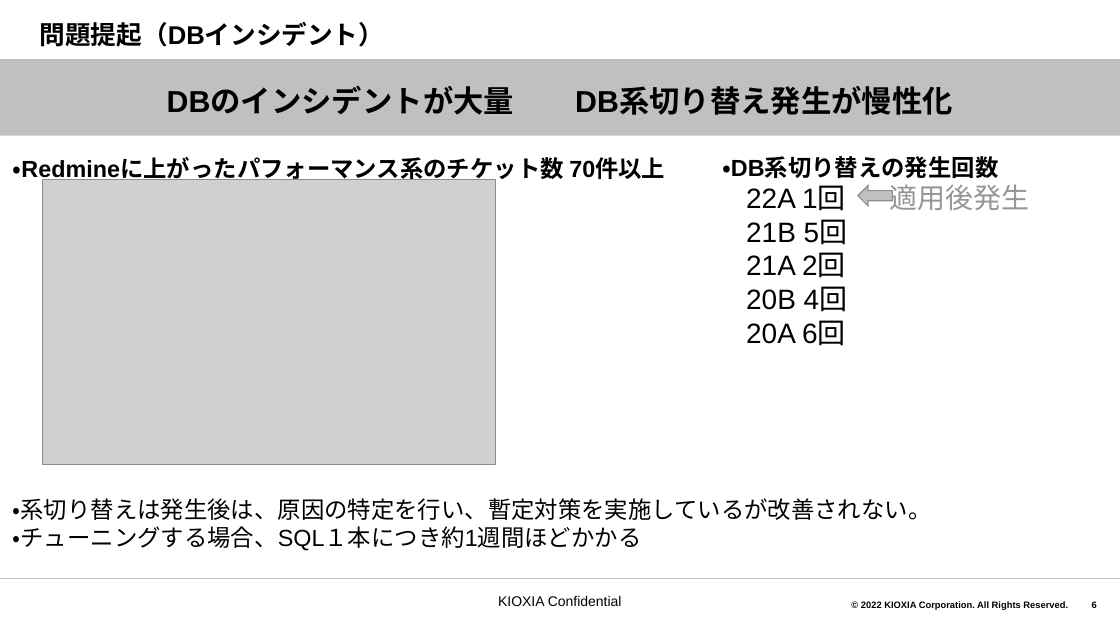
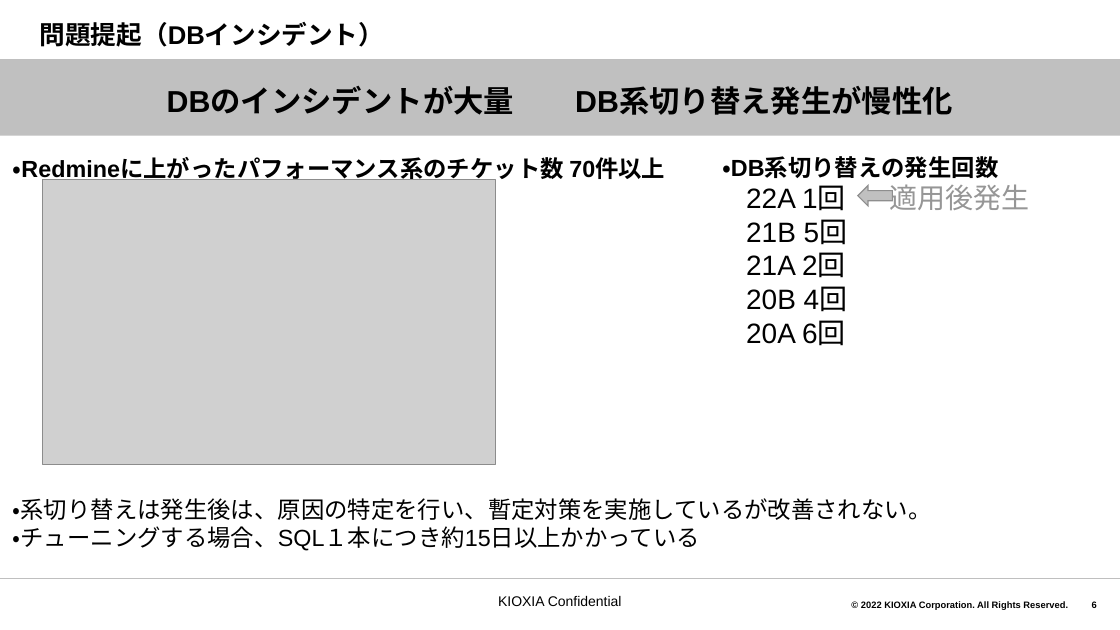
Before and after one commit to akiragm/Shared-Files, a slide deck: slide 6 of oaracle各種ツールの導入について5.pptx. Drawn at 1120x630 pixels with LibreOffice and Linux fonts; fonts in the diff are those of the drawing; grey boxes stand for pictures; background and template pictures are left out. Boxes give left, top, right and bottom in pixels: in the first picture for what was removed or moved away, otherwise in the second. Text is boxed around its words. In the diff, an @@ line names an element or a change of style, - is before the commit and + after.

```diff
--- a/oaracle各種ツールの導入について5.pptx
+++ b/oaracle各種ツールの導入について5.pptx
@@ text at <box>13,526,700,551</box>: text changed @@
-・チューニングする場合、SQL１本につき約1週間ほどかかる
+・チューニングする場合、SQL１本につき約15日以上かかっている
```
Also in this commit, not shown: 8 other slides changed, 3 other files.
